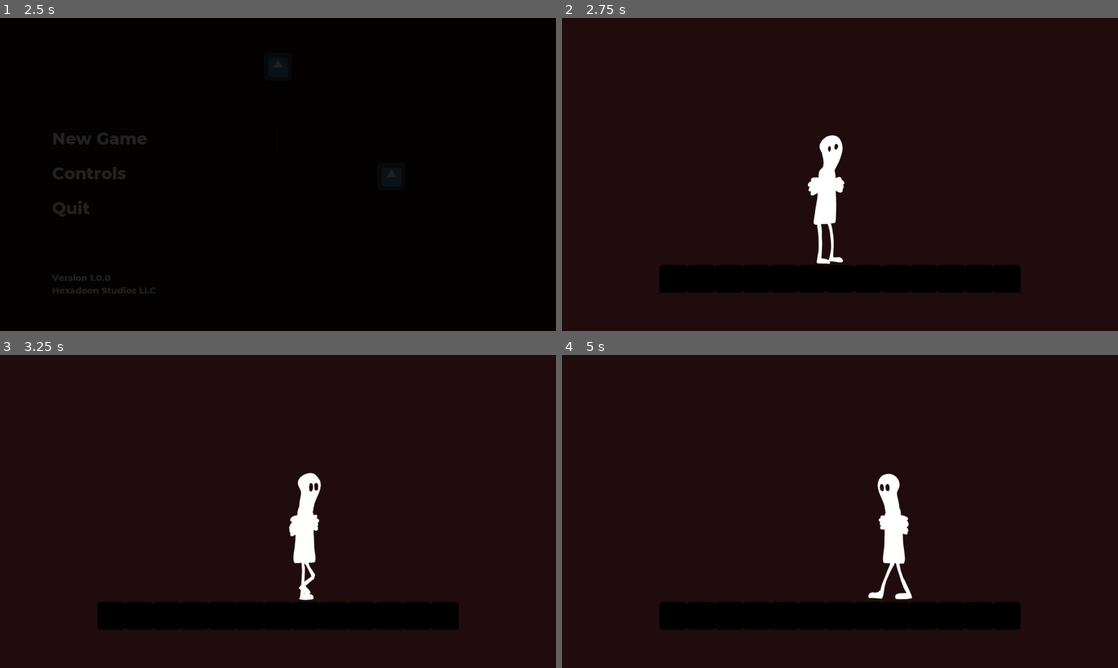
Above: before the commit, frames 1-4 (two rows, left to right).
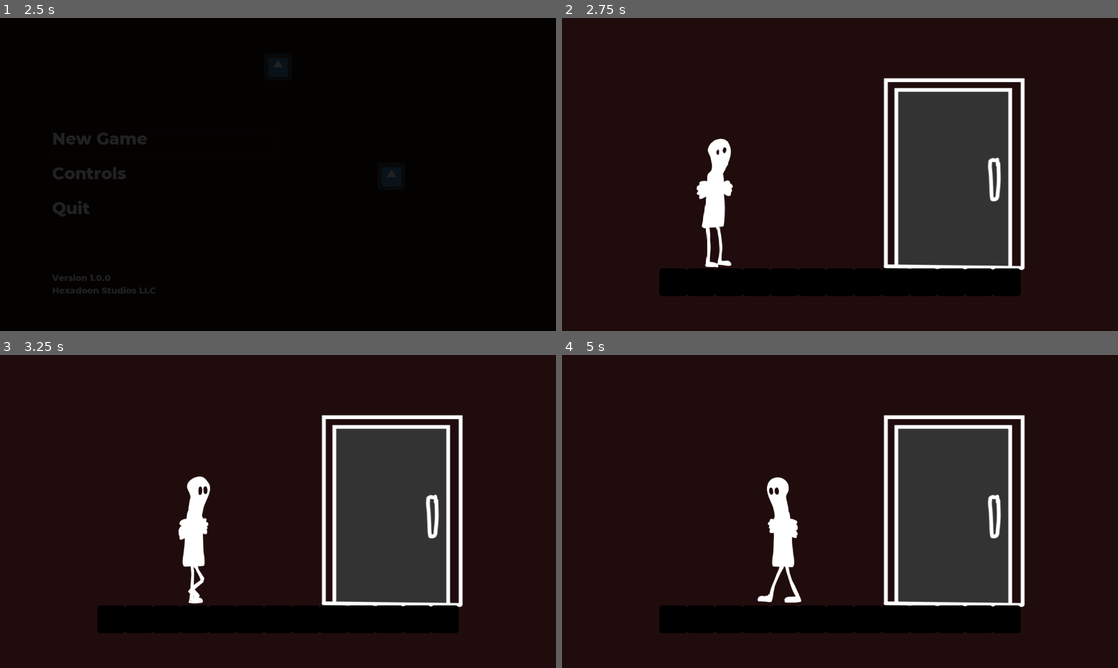
Above: after the commit, the same moments.

Repository: Hexadoon/phobia
Game: Godot game, scene res://title_screen/Title Screen.tscn
The game is run twice, just before and just after one commit, with the same random seed, the same clock (stepped at 60 frames per second) and the same inputs. The engine's default icon, where the game draws it, is replaced by a stand-in: a white triangle on a blue panel in a dark square.
Inputs:
- Up to frame 1 (2.5 s): click "Controls" at 0.5 s; click "Back" at 1.25 s; click "New Game" at 2 s
- Up to frame 2 (2.75 s): no input
- Up to frame 3 (3.25 s): tap Enter (ui_accept) at 2.75, 2.85, 3.02 s; hold Right (ui_right) from 2.78 s (still down)
- Up to frame 4 (5 s): tap Enter (ui_accept) at 3.32, 3.6, 3.77, 4.07, 4.35 s; release Right (ui_right) at 4.28 s; hold Left (ui_left) from 4.28 s (still down)

Frame 1 is identical in both runs. In frame 2, 18% of the frame differs, in the area x 17-84%, y 19-89%; in frame 3, 17%; in frame 4, 16%.

Commit message:
Added door

Diff:
--- a/character/KinematicBody2D.gd
+++ b/character/KinematicBody2D.gd
@@ -8,6 +8,10 @@
 var motion = Vector2()
 var idle_animation = "Idle" # Controls which idle animation is played.
 var flag = true # Will allow for pick up animation to play in full.
+var door
+
+func _ready():
+	door = get_parent().get_node("Door")
 
 func _physics_process(delta):
 	"""
@@ -112,3 +116,13 @@
 			idle_animation = "Idle_Looking_Around"
 		else:
 			idle_animation = "Idle"
+
+func _on_Door_area_entered(area):
+	print("player collide with door")
+	door.cango = true
+	pass
+
+func _on_Door_area_exited(area):
+	print("player exit from door")
+	door.cango = false
+	pass
--- a/character/World.tscn
+++ b/character/World.tscn
@@ -61,6 +61,7 @@
 [ext_resource path="res://character/images/climb/phobia_lilguy_climb_3.png" type="Texture" id=59]
 [ext_resource path="res://character/images/climb transition/phobia_lilguy_climbtransition_3.png" type="Texture" id=60]
 [ext_resource path="res://character/images/climb/phobia_lilguy_climb_2.png" type="Texture" id=61]
+[ext_resource path="res://objects/Door.tscn" type="PackedScene" id=62]
 
 [sub_resource type="SpriteFrames" id=1]
 animations = [ {
@@ -69,40 +70,45 @@
 "name": "Crouch_Idle",
 "speed": 5.0
 }, {
+"frames": [ ExtResource( 6 ), ExtResource( 5 ), ExtResource( 4 ) ],
+"loop": true,
+"name": "Idle",
+"speed": 5.0
+}, {
+"frames": [ ExtResource( 47 ), ExtResource( 52 ), ExtResource( 51 ), ExtResource( 50 ), ExtResource( 54 ), ExtResource( 49 ), ExtResource( 48 ), ExtResource( 53 ) ],
+"loop": true,
+"name": "Jump",
+"speed": 10.0
+}, {
+"frames": [ ExtResource( 45 ), ExtResource( 43 ), ExtResource( 44 ), ExtResource( 46 ), ExtResource( 45 ) ],
+"loop": true,
+"name": "Pick_Up",
+"speed": 7.0
+}, {
+"frames": [ ExtResource( 9 ), ExtResource( 13 ), ExtResource( 11 ), ExtResource( 10 ), ExtResource( 7 ), ExtResource( 8 ), ExtResource( 14 ), ExtResource( 12 ) ],
+"loop": true,
+"name": "Walk",
+"speed": 10.0
+}, {
+"frames": [ ExtResource( 17 ) ],
+"loop": true,
+"name": "Idle_to_Walk",
+"speed": 10.0
+}, {
 "frames": [ ExtResource( 21 ) ],
 "loop": true,
 "name": "Crouch_Transition",
 "speed": 5.0
 }, {
-"frames": [ ExtResource( 9 ), ExtResource( 13 ), ExtResource( 11 ), ExtResource( 10 ), ExtResource( 7 ), ExtResource( 8 ), ExtResource( 14 ), ExtResource( 12 ) ],
-"loop": true,
-"name": "Walk",
-"speed": 10.0
-}, {
-"frames": [ ExtResource( 17 ) ],
-"loop": true,
-"name": "Idle_to_Walk",
-"speed": 10.0
+"frames": [ ExtResource( 58 ), ExtResource( 61 ), ExtResource( 59 ), ExtResource( 55 ) ],
+"loop": true,
+"name": "Climb",
+"speed": 7.0
 }, {
 "frames": [ ExtResource( 24 ), ExtResource( 29 ), ExtResource( 31 ), ExtResource( 23 ), ExtResource( 25 ), ExtResource( 27 ), ExtResource( 28 ), ExtResource( 26 ), ExtResource( 32 ), ExtResource( 34 ), ExtResource( 30 ), ExtResource( 33 ) ],
 "loop": true,
 "name": "Idle_Looking_Around",
 "speed": 10.0
-}, {
-"frames": [ ExtResource( 18 ), ExtResource( 16 ), ExtResource( 15 ) ],
-"loop": true,
-"name": "Idle_Blinking",
-"speed": 10.0
-}, {
-"frames": [ ExtResource( 45 ), ExtResource( 43 ), ExtResource( 44 ), ExtResource( 46 ), ExtResource( 45 ) ],
-"loop": true,
-"name": "Pick_Up",
-"speed": 7.0
-}, {
-"frames": [ ExtResource( 6 ), ExtResource( 5 ), ExtResource( 4 ) ],
-"loop": true,
-"name": "Idle",
-"speed": 5.0
 }, {
 "frames": [ ExtResource( 36 ), ExtResource( 35 ), ExtResource( 40 ), ExtResource( 41 ), ExtResource( 42 ), ExtResource( 39 ), ExtResource( 38 ), ExtResource( 37 ) ],
 "loop": true,
@@ -114,27 +120,28 @@
 "name": "Climb_Transition",
 "speed": 7.0
 }, {
-"frames": [ ExtResource( 47 ), ExtResource( 52 ), ExtResource( 51 ), ExtResource( 50 ), ExtResource( 54 ), ExtResource( 49 ), ExtResource( 48 ), ExtResource( 53 ) ],
-"loop": true,
-"name": "Jump",
-"speed": 10.0
-}, {
-"frames": [ ExtResource( 58 ), ExtResource( 61 ), ExtResource( 59 ), ExtResource( 55 ) ],
-"loop": true,
-"name": "Climb",
-"speed": 7.0
+"frames": [ ExtResource( 18 ), ExtResource( 16 ), ExtResource( 15 ) ],
+"loop": true,
+"name": "Idle_Blinking",
+"speed": 10.0
 } ]
 
 [sub_resource type="RectangleShape2D" id=2]
 extents = Vector2( 50, 150 )
 
+[sub_resource type="RectangleShape2D" id=4]
+extents = Vector2( 52, 150.171 )
+
 [sub_resource type="RectangleShape2D" id=3]
 extents = Vector2( 32, 32 )
 
 [node name="World" type="Node"]
 
+[node name="Door" parent="." instance=ExtResource( 62 )]
+position = Vector2( 896, 320 )
+
 [node name="Player" type="KinematicBody2D" parent="."]
-position = Vector2( 608, 360 )
+position = Vector2( 352, 384 )
 script = ExtResource( 1 )
 __meta__ = {
 "_edit_group_": true
@@ -149,10 +156,16 @@
 position = Vector2( 12, 40 )
 shape = SubResource( 2 )
 
+[node name="Area2D" type="Area2D" parent="Player"]
+
+[node name="CollisionShape2D" type="CollisionShape2D" parent="Player/Area2D"]
+position = Vector2( 12, 40 )
+shape = SubResource( 4 )
+
 [node name="Floors" type="Node" parent="."]
 
 [node name="Floor" type="StaticBody2D" parent="Floors"]
-position = Vector2( 640, 600 )
+position = Vector2( 640, 608 )
 __meta__ = {
 "_edit_group_": true
 }
@@ -165,7 +178,7 @@
 shape = SubResource( 3 )
 
 [node name="Floor9" type="StaticBody2D" parent="Floors"]
-position = Vector2( 1024, 600 )
+position = Vector2( 1024, 608 )
 __meta__ = {
 "_edit_group_": true
 }
@@ -178,7 +191,7 @@
 shape = SubResource( 3 )
 
 [node name="Floor10" type="StaticBody2D" parent="Floors"]
-position = Vector2( 256, 600 )
+position = Vector2( 256, 608 )
 __meta__ = {
 "_edit_group_": true
 }
@@ -191,7 +204,7 @@
 shape = SubResource( 3 )
 
 [node name="Floor11" type="StaticBody2D" parent="Floors"]
-position = Vector2( 960, 600 )
+position = Vector2( 960, 608 )
 __meta__ = {
 "_edit_group_": true
 }
@@ -204,7 +217,7 @@
 shape = SubResource( 3 )
 
 [node name="Floor12" type="StaticBody2D" parent="Floors"]
-position = Vector2( 896, 600 )
+position = Vector2( 896, 608 )
 __meta__ = {
 "_edit_group_": true
 }
@@ -217,7 +230,7 @@
 shape = SubResource( 3 )
 
 [node name="Floor13" type="StaticBody2D" parent="Floors"]
-position = Vector2( 832, 600 )
+position = Vector2( 832, 608 )
 __meta__ = {
 "_edit_group_": true
 }
@@ -230,7 +243,7 @@
 shape = SubResource( 3 )
 
 [node name="Floor2" type="StaticBody2D" parent="Floors"]
-position = Vector2( 576, 600 )
+position = Vector2( 576, 608 )
 __meta__ = {
 "_edit_group_": true
 }
@@ -243,7 +256,7 @@
 shape = SubResource( 3 )
 
 [node name="Floor3" type="StaticBody2D" parent="Floors"]
-position = Vector2( 512, 600 )
+position = Vector2( 512, 608 )
 __meta__ = {
 "_edit_group_": true
 }
@@ -256,7 +269,7 @@
 shape = SubResource( 3 )
 
 [node name="Floor4" type="StaticBody2D" parent="Floors"]
-position = Vector2( 448, 600 )
+position = Vector2( 448, 608 )
 __meta__ = {
 "_edit_group_": true
 }
@@ -269,7 +282,7 @@
 shape = SubResource( 3 )
 
 [node name="Floor5" type="StaticBody2D" parent="Floors"]
-position = Vector2( 384, 600 )
+position = Vector2( 384, 608 )
 __meta__ = {
 "_edit_group_": true
 }
@@ -282,7 +295,7 @@
 shape = SubResource( 3 )
 
 [node name="Floor6" type="StaticBody2D" parent="Floors"]
-position = Vector2( 320, 600 )
+position = Vector2( 320, 608 )
 __meta__ = {
 "_edit_group_": true
 }
@@ -295,7 +308,7 @@
 shape = SubResource( 3 )
 
 [node name="Floor7" type="StaticBody2D" parent="Floors"]
-position = Vector2( 704, 600 )
+position = Vector2( 704, 608 )
 __meta__ = {
 "_edit_group_": true
 }
@@ -308,7 +321,7 @@
 shape = SubResource( 3 )
 
 [node name="Floor8" type="StaticBody2D" parent="Floors"]
-position = Vector2( 768, 600 )
+position = Vector2( 768, 608 )
 __meta__ = {
 "_edit_group_": true
 }
@@ -324,4 +337,6 @@
 
 [node name="Pause Screen" parent="CanvasLayer" instance=ExtResource( 3 )]
 visible = false
+[connection signal="area_entered" from="Door" to="Player" method="_on_Door_area_entered"]
+[connection signal="area_exited" from="Door" to="Player" method="_on_Door_area_exited"]
 [connection signal="animation_finished" from="Player/Sprite" to="Player" method="_on_Sprite_animation_finished"]
--- /dev/null
+++ b/character/World2.tscn
@@ -0,0 +1,140 @@
+[gd_scene load_steps=3 format=2]
+
+[ext_resource path="res://icon.png" type="Texture" id=1]
+
+[sub_resource type="RectangleShape2D" id=1]
+
+[node name="World2" type="Node2D"]
+
+[node name="Floors" type="Node" parent="."]
+
+[node name="Floor" type="StaticBody2D" parent="Floors"]
+position = Vector2( 640, 512 )
+__meta__ = {
+"_edit_group_": true
+}
+
+[node name="Sprite" type="Sprite" parent="Floors/Floor"]
+modulate = Color( 0, 0, 0, 1 )
+texture = ExtResource( 1 )
+
+[node name="CollisionShape2D" type="CollisionShape2D" parent="Floors/Floor"]
+shape = SubResource( 1 )
+
+[node name="Floor2" type="StaticBody2D" parent="Floors"]
+position = Vector2( 576, 512 )
+__meta__ = {
+"_edit_group_": true
+}
+
+[node name="Sprite" type="Sprite" parent="Floors/Floor2"]
+modulate = Color( 0, 0, 0, 1 )
+texture = ExtResource( 1 )
+
+[node name="CollisionShape2D" type="CollisionShape2D" parent="Floors/Floor2"]
+shape = SubResource( 1 )
+
+[node name="Floor3" type="StaticBody2D" parent="Floors"]
+position = Vector2( 512, 512 )
+__meta__ = {
+"_edit_group_": true
+}
+
+[node name="Sprite" type="Sprite" parent="Floors/Floor3"]
+modulate = Color( 0, 0, 0, 1 )
+texture = ExtResource( 1 )
+
+[node name="CollisionShape2D" type="CollisionShape2D" parent="Floors/Floor3"]
+shape = SubResource( 1 )
+
+[node name="Floor4" type="StaticBody2D" parent="Floors"]
+position = Vector2( 448, 512 )
+__meta__ = {
+"_edit_group_": true
+}
+
+[node name="Sprite" type="Sprite" parent="Floors/Floor4"]
+modulate = Color( 0, 0, 0, 1 )
+texture = ExtResource( 1 )
+
+[node name="CollisionShape2D" type="CollisionShape2D" parent="Floors/Floor4"]
+shape = SubResource( 1 )
+
+[node name="Floor5" type="StaticBody2D" parent="Floors"]
+position = Vector2( 384, 512 )
+__meta__ = {
+"_edit_group_": true
+}
+
+[node name="Sprite" type="Sprite" parent="Floors/Floor5"]
+modulate = Color( 0, 0, 0, 1 )
+texture = ExtResource( 1 )
+
+[node name="CollisionShape2D" type="CollisionShape2D" parent="Floors/Floor5"]
+shape = SubResource( 1 )
+
+[node name="Floor6" type="StaticBody2D" parent="Floors"]
+position = Vector2( 704, 512 )
+__meta__ = {
+"_edit_group_": true
+}
+
+[node name="Sprite" type="Sprite" parent="Floors/Floor6"]
+modulate = Color( 0, 0, 0, 1 )
+texture = ExtResource( 1 )
+
+[node name="CollisionShape2D" type="CollisionShape2D" parent="Floors/Floor6"]
+shape = SubResource( 1 )
+
+[node name="Floor7" type="StaticBody2D" parent="Floors"]
+position = Vector2( 768, 512 )
+__meta__ = {
+"_edit_group_": true
+}
+
+[node name="Sprite" type="Sprite" parent="Floors/Floor7"]
+modulate = Color( 0, 0, 0, 1 )
+texture = ExtResource( 1 )
+
+[node name="CollisionShape2D" type="CollisionShape2D" parent="Floors/Floor7"]
+shape = SubResource( 1 )
+
+[node name="Floor8" type="StaticBody2D" parent="Floors"]
+position = Vector2( 832, 512 )
+__meta__ = {
+"_edit_group_": true
+}
+
+[node name="Sprite" type="Sprite" parent="Floors/Floor8"]
+modulate = Color( 0, 0, 0, 1 )
+texture = ExtResource( 1 )
+
+[node name="CollisionShape2D" type="CollisionShape2D" parent="Floors/Floor8"]
+shape = SubResource( 1 )
+
+[node name="Floor9" type="StaticBody2D" parent="Floors"]
+position = Vector2( 896, 512 )
+__meta__ = {
+"_edit_group_": true
+}
+
+[node name="Sprite" type="Sprite" parent="Floors/Floor9"]
+modulate = Color( 0, 0, 0, 1 )
+texture = ExtResource( 1 )
+
+[node name="CollisionShape2D" type="CollisionShape2D" parent="Floors/Floor9"]
+shape = SubResource( 1 )
+
+[node name="Floor10" type="StaticBody2D" parent="Floors"]
+position = Vector2( 960, 512 )
+rotation = -3.13456
+__meta__ = {
+"_edit_group_": true
+}
+
+[node name="Sprite" type="Sprite" parent="Floors/Floor10"]
+modulate = Color( 0, 0, 0, 1 )
+texture = ExtResource( 1 )
+
+[node name="CollisionShape2D" type="CollisionShape2D" parent="Floors/Floor10"]
+shape = SubResource( 1 )
--- /dev/null
+++ b/objects/Door.gd
@@ -0,0 +1,18 @@
+extends Area2D
+
+var cango = false
+var delay = 0
+
+export(String, FILE, "*.tscn") var world_scene
+
+func _physics_process(delta):
+	if delay == 0:
+		if Input.is_action_just_pressed("ui_accept") and cango == true:
+			delay = 1
+		else:
+			$AnimatedSprite.play("door_close")
+	elif delay < 70:
+		$AnimatedSprite.play("door_open")
+		delay += 1
+	else:
+		get_tree().change_scene(world_scene)
--- /dev/null
+++ b/objects/Door.tscn
@@ -0,0 +1,41 @@
+[gd_scene load_steps=12 format=2]
+
+[ext_resource path="res://objects/images/doors/phobia_door1_14.png" type="Texture" id=1]
+[ext_resource path="res://objects/images/doors/phobia_door1_11.png" type="Texture" id=2]
+[ext_resource path="res://objects/images/doors/phobia_door1_1.png" type="Texture" id=3]
+[ext_resource path="res://objects/images/doors/phobia_door1_12.png" type="Texture" id=4]
+[ext_resource path="res://objects/images/doors/phobia_door1_15.png" type="Texture" id=5]
+[ext_resource path="res://objects/images/doors/phobia_door1_13.png" type="Texture" id=6]
+[ext_resource path="res://objects/images/doors/phobia_door1_9.png" type="Texture" id=7]
+[ext_resource path="res://objects/images/doors/phobia_door1_10.png" type="Texture" id=8]
+[ext_resource path="res://objects/Door.gd" type="Script" id=9]
+
+[sub_resource type="SpriteFrames" id=1]
+animations = [ {
+"frames": [ ExtResource( 3 ) ],
+"loop": true,
+"name": "door_close",
+"speed": 5.0
+}, {
+"frames": [ ExtResource( 7 ), ExtResource( 8 ), ExtResource( 2 ), ExtResource( 4 ), ExtResource( 6 ), ExtResource( 1 ), ExtResource( 5 ) ],
+"loop": true,
+"name": "door_open",
+"speed": 5.0
+} ]
+
+[sub_resource type="RectangleShape2D" id=2]
+extents = Vector2( 162.595, 252.03 )
+
+[node name="Door" type="Area2D"]
+script = ExtResource( 9 )
+__meta__ = {
+"_edit_group_": true
+}
+world_scene = "res://character/World2.tscn"
+
+[node name="AnimatedSprite" type="AnimatedSprite" parent="."]
+frames = SubResource( 1 )
+animation = "door_open"
+
+[node name="CollisionShape2D" type="CollisionShape2D" parent="."]
+shape = SubResource( 2 )
Not shown: 1 places in character/World.tscn that only renumber resources
Binary file added: objects/images/doors/phobia_door1_1.png
Not shown, added: objects/images/doors/phobia_door1_1.png.import
Binary file added: objects/images/doors/phobia_door1_10.png
Not shown, added: objects/images/doors/phobia_door1_10.png.import
Binary file added: objects/images/doors/phobia_door1_11.png
Not shown, added: objects/images/doors/phobia_door1_11.png.import
Binary file added: objects/images/doors/phobia_door1_12.png
Not shown, added: objects/images/doors/phobia_door1_12.png.import
Binary file added: objects/images/doors/phobia_door1_13.png
Not shown, added: objects/images/doors/phobia_door1_13.png.import
Binary file added: objects/images/doors/phobia_door1_14.png
(and 139 more such lines)
